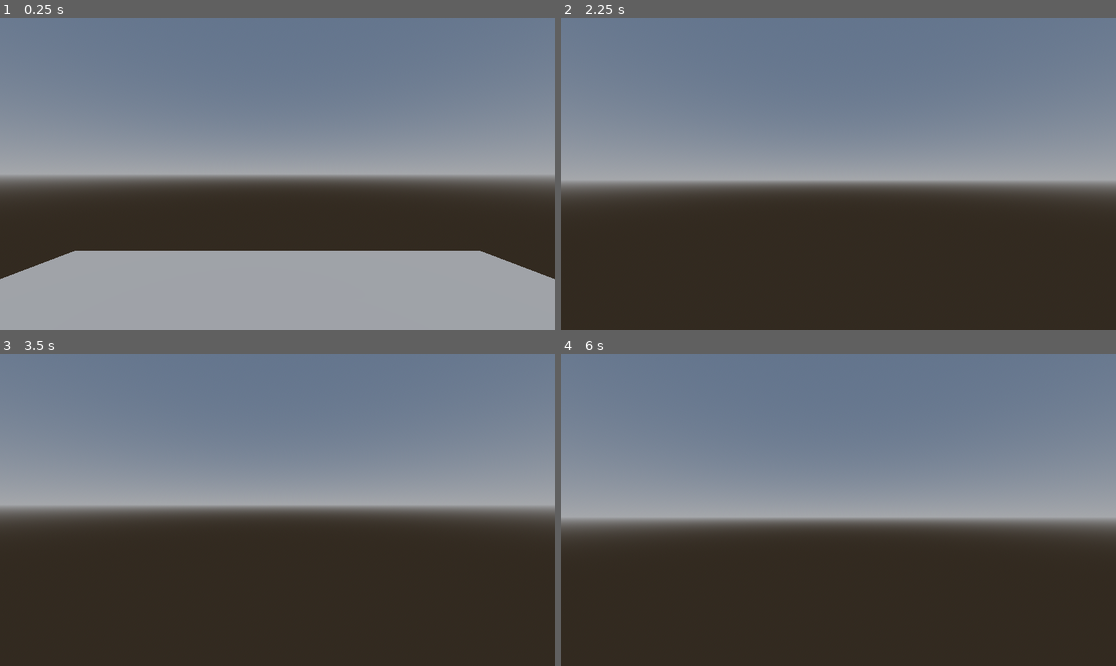
Above: before the commit, frames 1-4 (two rows, left to right).
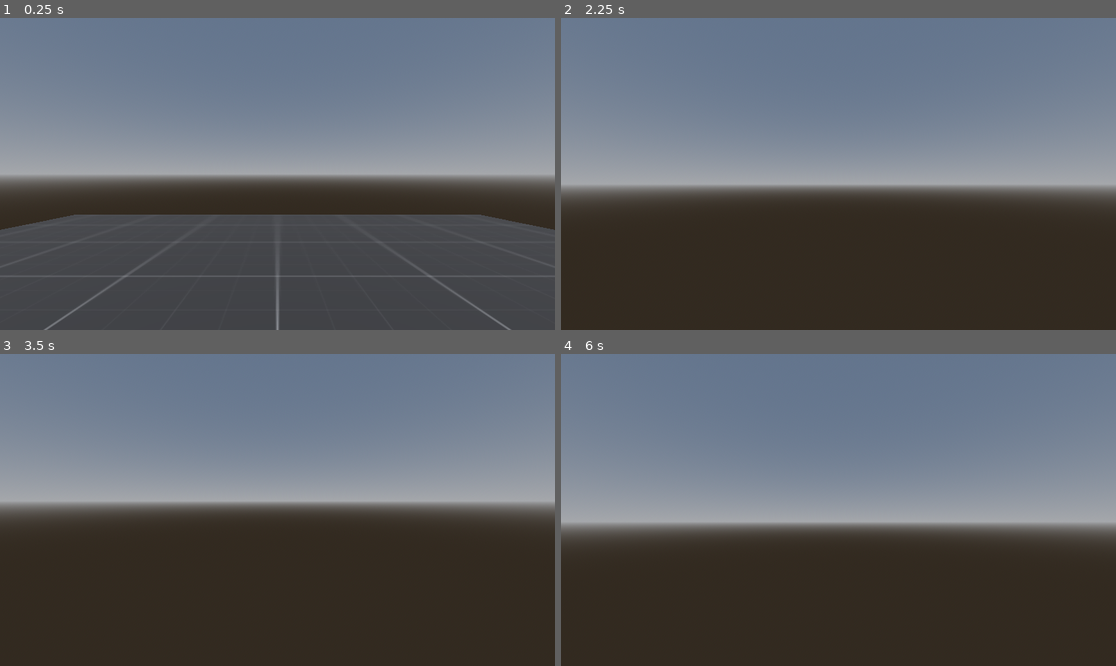
Above: after the commit, the same moments.

Repository: TheCrimsonHeart1/Shooter-Game
Game: Godot game, scene res://Scenes/Maps/Test Maps/test_map1.tscn
Same seed, same stepped clock (60 frames per second), same inputs: the game is played once before the commit and once after it. The project has no main scene, so this scene is started directly.
Inputs (mouse positions are in pixels of both pictures, inside the frame that each line leads up to):
- Up to frame 1 (0.25 s): no input
- Up to frame 2 (2.25 s): tap Enter at 0.5 s; move the mouse to (866, 174) at 0.52 s; hold W (forward) from 0.53 s (still down); tap Space (jump) at 0.6, 0.77, 1.07, 1.35, 1.52, 1.82, 2, 2.1 s; move the mouse to (810, 174) at 1.27 s; move the mouse to (849, 167) at 2.02 s
- Up to frame 3 (3.5 s): keep holding W (forward); tap Enter at 2.75 s; move the mouse to (271, 516) at 2.77 s; tap Space (jump) at 2.85, 3.02, 3.32 s
- Up to frame 4 (6 s): tap Space (jump) at 3.5, 3.6, 3.77, 4.07, 4.35, 4.52, 4.82, 5, 5.1, 5.85 s; move the mouse to (877, 513) at 3.52 s; tap Enter at 4.25 s; move the mouse to (794, 506) at 4.27 s; move the mouse to (844, 510) at 5.02 s; move the mouse to (816, 503) at 5.77 s; release W (forward) at 5.78 s; hold D (right) from 5.78 s (still down)

The runs differ from the first frame. In frame 1, 36% of the frame differs, in the area x 0-100%, y 63-100%; in frame 2, 3.0%; in frame 3, 2.5%; in frame 4, 3.4%.

Commit message:
Added polish, and a jump

Diff:
--- /dev/null
+++ b/Materials/Maps/Prototype/PrototypeMaterial.tres
@@ -0,0 +1,8 @@
+[gd_resource type="StandardMaterial3D" load_steps=2 format=3 uid="uid://c5pmgln4fm1t3"]
+
+[ext_resource type="Texture2D" uid="uid://b33nxhurrgv3m" path="res://Texures/Maps/Prototype/texture_01.png" id="1_uicje"]
+
+[resource]
+albedo_texture = ExtResource("1_uicje")
+heightmap_scale = 16.0
+uv1_scale = Vector3(10, 10, 10)
--- a/Scenes/Entities/Players/BasePlayer/base_player.tscn
+++ b/Scenes/Entities/Players/BasePlayer/base_player.tscn
@@ -1,6 +1,6 @@
 [gd_scene load_steps=4 format=3 uid="uid://bsybk1mgogfkb"]
 
-[ext_resource type="Script" uid="uid://bccdb6u4u2l8b" path="res://root/Scripts/Entities/Player/Movement/PlayerMovement.gd" id="1_evp4c"]
+[ext_resource type="Script" uid="uid://bccdb6u4u2l8b" path="res://Scripts/Entities/Player/Movement/PlayerMovement.gd" id="1_evp4c"]
 
 [sub_resource type="CapsuleShape3D" id="CapsuleShape3D_2useb"]
 
@@ -14,8 +14,10 @@
 [node name="PlayerCollision" type="CollisionShape3D" parent="PlayerBody"]
 shape = SubResource("CapsuleShape3D_2useb")
 
-[node name="PlayerCamera" type="Camera3D" parent="PlayerBody"]
-transform = Transform3D(1, 0, 0, 0, 1, 0, 0, 0, 1, 0, 1, 0)
-
 [node name="PlayerMesh" type="MeshInstance3D" parent="PlayerBody"]
 mesh = SubResource("CapsuleMesh_2useb")
+
+[node name="PlayerHead" type="Node3D" parent="PlayerBody"]
+
+[node name="PlayerCamera" type="Camera3D" parent="PlayerBody/PlayerHead"]
+transform = Transform3D(1, 0, 0, 0, 1, 0, 0, 0, 1, 0, 1, 0)
--- a/Scenes/Maps/Test Maps/test_map1.tscn
+++ b/Scenes/Maps/Test Maps/test_map1.tscn
@@ -1,6 +1,7 @@
-[gd_scene load_steps=6 format=3 uid="uid://ddl2gnobsrxta"]
+[gd_scene load_steps=7 format=3 uid="uid://ddl2gnobsrxta"]
 
-[ext_resource type="PackedScene" uid="uid://bsybk1mgogfkb" path="res://root/Scenes/Entities/Players/BasePlayer/base_player.tscn" id="1_txh0p"]
+[ext_resource type="Material" uid="uid://c5pmgln4fm1t3" path="res://Materials/Maps/Prototype/PrototypeMaterial.tres" id="1_a4krk"]
+[ext_resource type="PackedScene" uid="uid://bsybk1mgogfkb" path="res://Scenes/Entities/Players/BasePlayer/base_player.tscn" id="1_txh0p"]
 
 [sub_resource type="BoxMesh" id="BoxMesh_7gvvr"]
 
@@ -17,6 +18,8 @@
 
 [node name="CSGMesh3D" type="CSGMesh3D" parent="."]
 transform = Transform3D(9.929591, 0, 0, 0, 0.23713659, 0, 0, 0, 9.929591, 0, 0, 0)
+material_override = ExtResource("1_a4krk")
+use_collision = true
 mesh = SubResource("BoxMesh_7gvvr")
 
 [node name="BasePlayer" parent="." instance=ExtResource("1_txh0p")]
--- a/Scripts/Entities/Player/Movement/PlayerMovement.gd
+++ b/Scripts/Entities/Player/Movement/PlayerMovement.gd
@@ -1,14 +1,19 @@
 extends CharacterBody3D
 
-@export var movementSpeed = 10
-@export var accelerationRate = 7
+@export var movementSpeed = 4
+@export var defaultAccelerationRate = 7
 @export var mouseSensitivity = 0.15
-@export var gravityRate = 1
-@export var jumpForce = 10
+@export var gravityRate = 8
+@export var jumpForce = 3
+@export var accelerationRateInAir = 3
+@export var headbobFrequency = 3.0
+@export var headbobAmplitude = 0.04
 
-@onready var playerCamera = $PlayerCamera
+@onready var playerCamera = $PlayerHead/PlayerCamera
 
-var pitch := 0.0
+var accelerationRate = 0
+var pitch = 0.0
+var headbobTime = 0.0
 
 func _ready() -> void:
 	Input.mouse_mode = Input.MOUSE_MODE_CAPTURED
@@ -22,6 +27,12 @@
 
 func _physics_process(delta: float) -> void:
 	handleMovement(delta)
+	applyGravity(delta)
+	handleJump()
+
+	if is_on_floor():
+		headbobTime += delta * velocity.length() * float(is_on_floor())
+		playerCamera.transform.origin = headbob(headbobTime)
 
 func handleMovement(delta):
 	var inputDirection := Vector2(
@@ -37,3 +48,22 @@
 	velocity.z = lerp(velocity.z, targetVelocity.z, accelerationRate * delta)
 
 	move_and_slide()
+
+func applyGravity(delta):
+	if not is_on_floor():
+		accelerationRate = accelerationRateInAir
+		velocity.y -= gravityRate * delta
+	else:
+		velocity.y = 0
+		accelerationRate = defaultAccelerationRate
+
+func handleJump():
+	if Input.is_action_just_pressed("jump") and is_on_floor():
+		velocity.y = jumpForce
+
+
+func headbob(headbobTime):
+	var headbobPosition = Vector3.ZERO
+	headbobPosition.y = sin(headbobTime * headbobFrequency) * headbobAmplitude
+	headbobPosition.x = sin(headbobTime * headbobFrequency / 2) * headbobAmplitude
+	return headbobPosition
--- a/project.godot
+++ b/project.godot
@@ -13,6 +13,12 @@
 config/name="Shooter Game"
 config/features=PackedStringArray("4.5", "Forward Plus")
 config/icon="res://icon.svg"
+
+[display]
+
+window/size/viewport_width=1920
+window/size/viewport_height=1080
+window/size/mode=4
 
 [input]
 
Binary file added: Texures/Maps/Prototype/texture_01.png
Not shown, added: Texures/Maps/Prototype/texture_01.png.import
